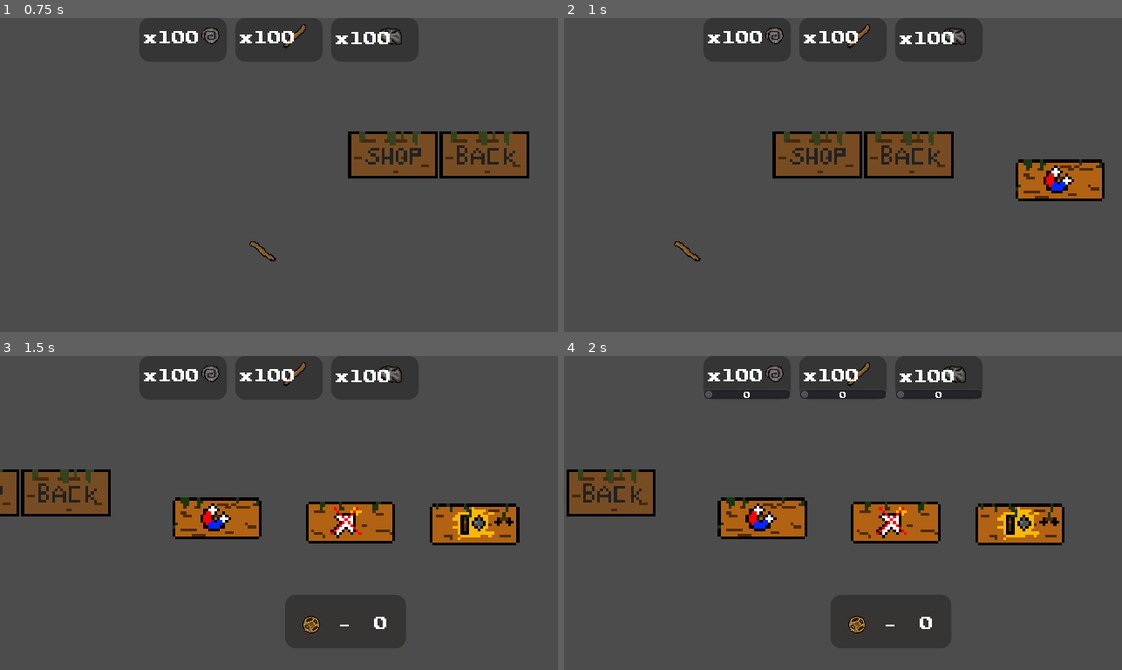
Above: before the commit, frames 1-4 (two rows, left to right).
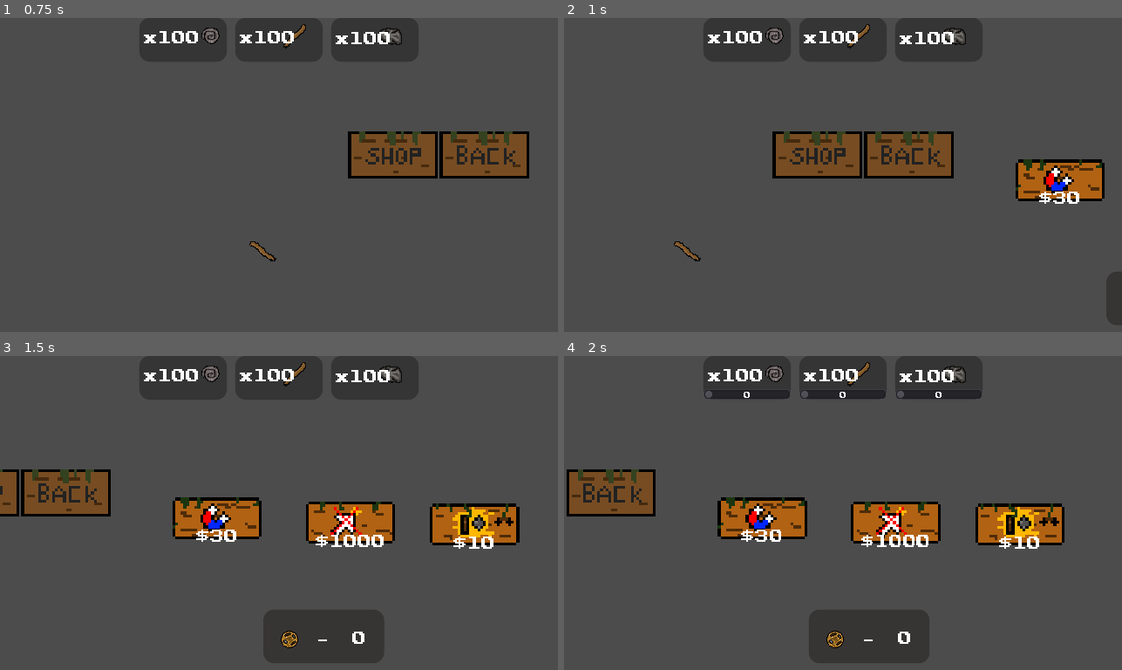
Above: after the commit, the same moments.

Repository: age-of-asparagus/click-godot3
Game: Godot game, scene res://minigames/sticks_and_Stones.tscn
Same seed, same stepped clock (60 frames per second), same inputs: the game is played once before the commit and once after it. This scene is started directly instead of the project's main scene. The engine's default icon, where the game draws it, is replaced by a stand-in: a white triangle on a blue panel in a dark square.
Inputs (mouse positions are in pixels of both pictures, inside the frame that each line leads up to):
- Up to frame 1 (0.75 s): click (513, 156) at 0.5 s
- Up to frame 2 (1 s): no input
- Up to frame 3 (1.5 s): click (491, 522) at 1.25 s
- Up to frame 4 (2 s): no input

Frame 1 is identical in both runs. In frame 2, 0.1% of the frame differs, in the area x 85-93%, y 55-60%; in frame 3, 0.9%, in the area x 35-89%, y 55-94%; in frame 4, 0.9%.

Commit message:
what u wanted me to add

Diff:
--- a/minigames/sticks_and_Stones.gd
+++ b/minigames/sticks_and_Stones.gd
@@ -21,14 +21,16 @@
 	rng.randomize()
 
 func _physics_process(delta):
-	get_node("Fossil_panel/token_amount").text = String(Global.stick_stone_tokens)
+	get_node("Hover_mode/price").text = "$" + String(Global.hover_mode_price)
+	get_node("Spawn_rate/price").text = "$" + String(Global.spawn_rate_upgrade_price)
+	get_node("Magnet_size/price").text = "$" + String(Global.magnet_upgrade_price)
+
+	get_node("token_panel/token_amount").text = String(Global.stick_stone_tokens)
 
 	get_node("CanvasLayer/stone_panel/sell_amount").max_value = Global.stones
 	get_node("CanvasLayer/stone_panel/stone_sell_amount").text = String(get_node("CanvasLayer/stone_panel/sell_amount").value)
-
 	get_node("CanvasLayer/stick_panel/sell_amount").max_value = Global.sticks
 	get_node("CanvasLayer/stick_panel/stick_sell_amount").text = String(get_node("CanvasLayer/stick_panel/sell_amount").value)
-
 	get_node("CanvasLayer/fossil_panel/sell_amount").max_value = Global.fossils
 	get_node("CanvasLayer/fossil_panel/fossil_sell_amount").text = String(get_node("CanvasLayer/fossil_panel/sell_amount").value)
 
--- a/minigames/sticks_and_Stones.tscn
+++ b/minigames/sticks_and_Stones.tscn
@@ -16,6 +16,18 @@
 [ext_resource path="res://Assets/Sell_button.png" type="Texture" id=14]
 [ext_resource path="res://Assets/stick_stone_token.png" type="Texture" id=15]
 
+[sub_resource type="DynamicFont" id=15]
+size = 160
+font_data = ExtResource( 6 )
+
+[sub_resource type="DynamicFont" id=16]
+size = 160
+font_data = ExtResource( 6 )
+
+[sub_resource type="DynamicFont" id=17]
+size = 160
+font_data = ExtResource( 6 )
+
 [sub_resource type="CircleShape2D" id=6]
 radius = 6.08276
 
@@ -390,6 +402,19 @@
 expand = true
 stretch_mode = 3
 
+[node name="price" type="Label" parent="Hover_mode"]
+anchor_left = 0.5
+anchor_top = 1.0
+anchor_right = 0.5
+anchor_bottom = 1.0
+margin_left = -400.0
+margin_top = -160.0
+margin_right = 400.0
+custom_fonts/font = SubResource( 15 )
+text = "$1000"
+align = 1
+valign = 1
+
 [node name="Spawn_rate" type="TextureButton" parent="."]
 margin_left = 1112.0
 margin_top = 169.0
@@ -400,6 +425,19 @@
 expand = true
 stretch_mode = 3
 
+[node name="price" type="Label" parent="Spawn_rate"]
+anchor_left = 0.5
+anchor_top = 1.0
+anchor_right = 0.5
+anchor_bottom = 1.0
+margin_left = -240.0
+margin_top = -160.0
+margin_right = 240.0
+custom_fonts/font = SubResource( 16 )
+text = "$10"
+align = 1
+valign = 1
+
 [node name="Magnet_size" type="TextureButton" parent="."]
 margin_left = 816.0
 margin_top = 163.0
@@ -410,6 +448,19 @@
 expand = true
 stretch_mode = 3
 
+[node name="price" type="Label" parent="Magnet_size"]
+anchor_left = 0.5
+anchor_top = 1.0
+anchor_right = 0.5
+anchor_bottom = 1.0
+margin_left = -240.0
+margin_top = -160.0
+margin_right = 240.0
+custom_fonts/font = SubResource( 17 )
+text = "$30"
+align = 1
+valign = 1
+
 [node name="Mouse_area" type="Area2D" parent="."]
 __meta__ = {
 "_edit_group_": true
@@ -595,23 +646,27 @@
 align = 1
 
 [node name="sell_button" type="TextureButton" parent="."]
-margin_left = 929.0
-margin_top = 79.0
-margin_right = 1056.0
-margin_bottom = 138.0
+margin_left = 917.0
+margin_top = 84.0
+margin_right = 1044.0
+margin_bottom = 143.0
 texture_normal = ExtResource( 14 )
 expand = true
 stretch_mode = 3
 
-[node name="Fossil_panel" type="Panel" parent="."]
+[node name="token_panel" type="Panel" parent="."]
 self_modulate = Color( 1, 1, 1, 0.572549 )
-margin_left = 946.0
-margin_top = 274.0
-margin_right = 1084.0
-margin_bottom = 335.0
+anchor_left = 0.5
+anchor_top = 1.0
+anchor_right = 0.5
+anchor_bottom = 1.0
+margin_left = 921.0
+margin_top = 291.0
+margin_right = 1059.0
+margin_bottom = 352.0
 custom_styles/panel = SubResource( 13 )
 
-[node name="TextureRect" type="TextureRect" parent="Fossil_panel"]
+[node name="TextureRect" type="TextureRect" parent="token_panel"]
 anchor_top = 0.5
 anchor_bottom = 0.5
 margin_left = 15.0
@@ -620,7 +675,7 @@
 margin_bottom = 26.0
 texture = ExtResource( 15 )
 
-[node name="token_amount" type="Label" parent="Fossil_panel"]
+[node name="token_amount" type="Label" parent="token_panel"]
 anchor_left = 1.0
 anchor_top = 0.5
 anchor_right = 1.0
@@ -634,7 +689,7 @@
 align = 1
 valign = 1
 
-[node name="-" type="Label" parent="Fossil_panel"]
+[node name="-" type="Label" parent="token_panel"]
 anchor_left = 0.5
 anchor_top = 0.5
 anchor_right = 0.5
Not shown: 1 places in minigames/sticks_and_Stones.tscn that only renumber resources
